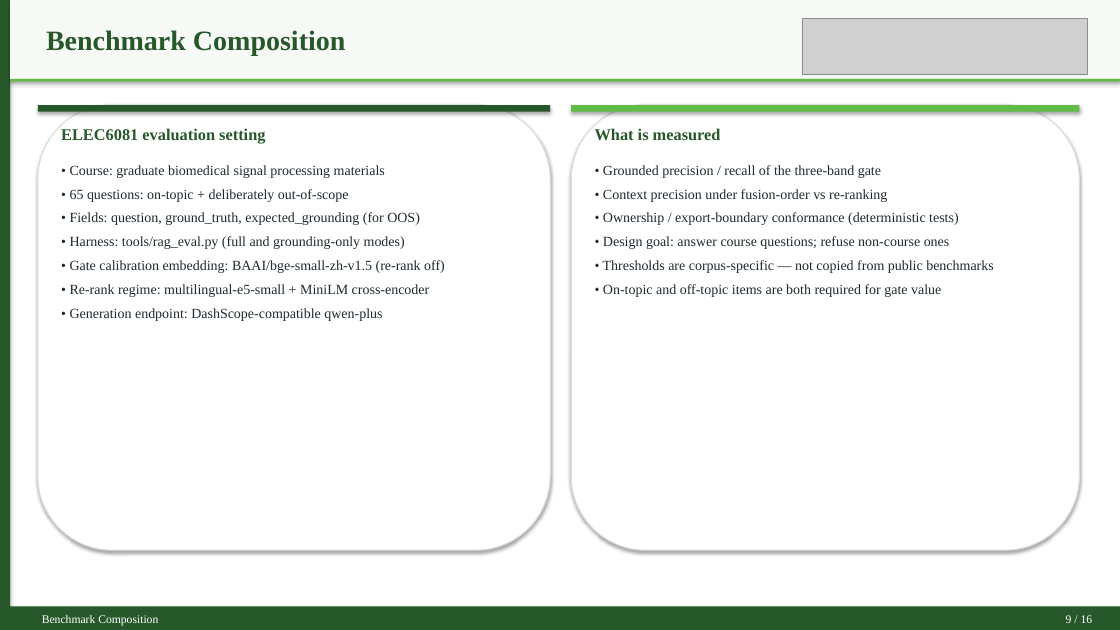
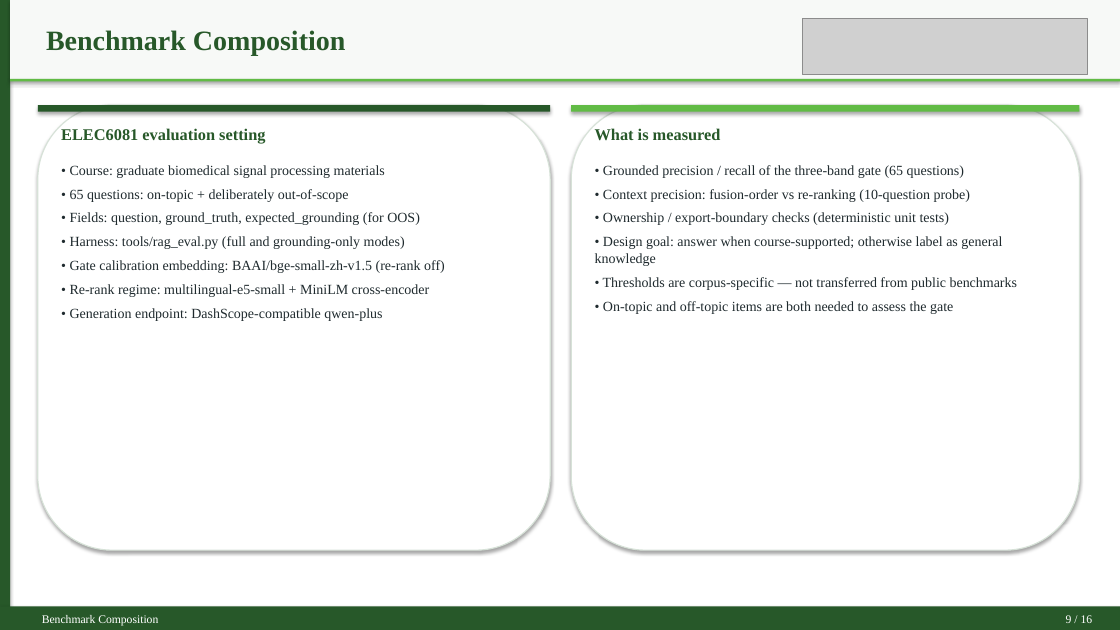
Before and after one commit to JinYue-star/ForRag, a slide deck: slide 9 of docs/Jin_Yue_3036494489_Final_Defense_Clean_TNR.pptx. Drawn at 1120x630 pixels with LibreOffice and Linux fonts; fonts in the diff are those of the drawing; grey boxes stand for pictures. Boxes give left, top, right and bottom in pixels: in the first picture for what was removed or moved away, otherwise in the second. Text is boxed around its words. In the diff, an @@ line names an element or a change of style, - is before the commit and + after.

```diff
--- a/docs/Jin_Yue_3036494489_Final_Defense_Clean_TNR.pptx
+++ b/docs/Jin_Yue_3036494489_Final_Defense_Clean_TNR.pptx
@@ text at bbox=[595, 165, 1018, 314]: text changed @@
-• Grounded precision / recall of the three-band gate
-• Context precision under fusion-order vs re-ranking
-• Ownership / export-boundary conformance (deterministic tests)
-• Design goal: answer course questions; refuse non-course ones
-• Thresholds are corpus-specific — not copied from public benchmarks
-• On-topic and off-topic items are both required for gate value
+• Grounded precision / recall of the three-band gate (65 questions)
+• Context precision: fusion-order vs re-ranking (10-question probe)
+• Ownership / export-boundary checks (deterministic unit tests)
+• Design goal: answer when course-supported; otherwise label as general knowledge
+• Thresholds are corpus-specific — not transferred from public benchmarks
+• On-topic and off-topic items are both needed to assess the gate
```
Also in this commit, not shown: 9 other slides changed, 14 other files.
